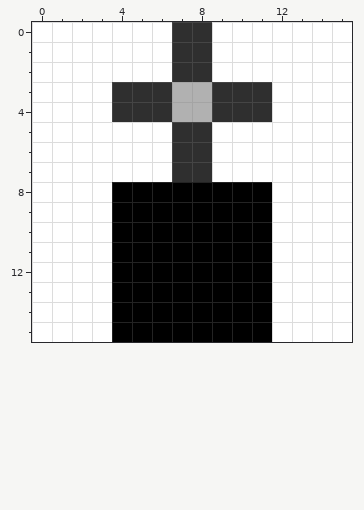
Edited in one commit: pixel-art sprite (applications/share/map-icons/classic.small/religion/church.png). This is how it looked before the edit.
The file is 16x16 pixels. Colours within 5 levels of each other are drawn and written as one.
Once edited:
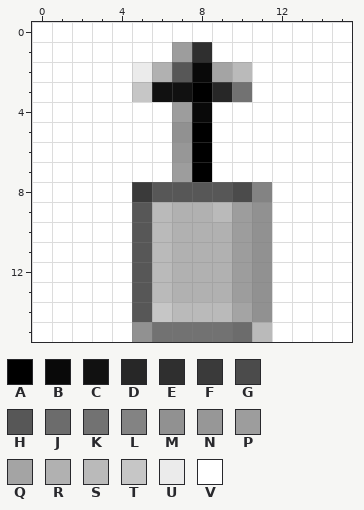
Palette (. is transparent): A #000000  B #090909  C #111111  D #272727  E #2f2f2f  F #3a3a3a  G #4b4b4b  H #575757  J #6c6c6c  K #727272  L #838383  M #919191  N #979797  P #9d9d9d  Q #a4a4a4  R #b1b1b1  S #bababa  T #c6c6c6  U #ebebeb  V #ffffff
Changes in this commit:
{"y":0,"x":7,"old":"EE","new":"VV"}
{"y":1,"x":7,"old":"E","new":"P"}
{"y":2,"x":5,"old":"VVEEVV","new":"URHBQS"}
{"y":3,"x":4,"old":"EEERREEE","new":"VTCCADKV"}
{"y":4,"x":4,"old":"EEERREEE","new":"VVVPBVVV"}
{"y":5,"x":7,"old":"EE","new":"MA"}
{"y":6,"x":7,"old":"EE","new":"NA"}
{"y":7,"x":7,"old":"EE","new":"PA"}
{"y":8,"x":4,"old":"AAAAAAAA","new":"VFHHHHGL"}
{"y":9,"x":4,"old":"AAAAAAAA","new":"VHSRRSPM"}
{"y":10,"x":4,"old":"AAAAAAAA","new":"VHSRRRPM"}
{"y":11,"x":4,"old":"AAAAAAAA","new":"VHSRRRPM"}
{"y":12,"x":4,"old":"AAAAAAAA","new":"VHSRRRPM"}
{"y":13,"x":4,"old":"AAAAAAAA","new":"VHSRRRPM"}
{"y":14,"x":4,"old":"AAAAAAAA","new":"VHTSSSQM"}
{"y":15,"x":4,"old":"AAAAAAAA","new":"VMKKKKJS"}
{"label":"changed","picture_box":[112,22,272,342]}
